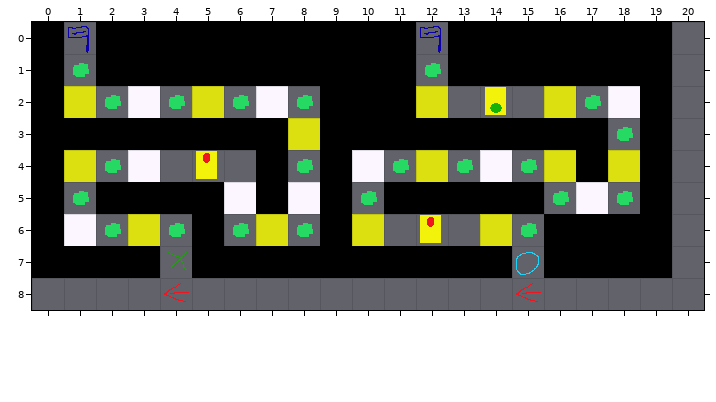
Two states of a Tiled map, static/maps/test_map_5.tmx. Above, as it was before the edit.
Cells are 32x32 px. Shown: x 0..20, y 0..8.
The same view after the edit:
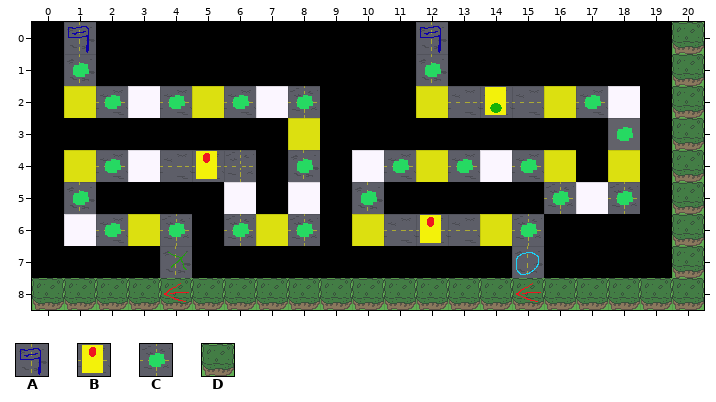
Key: from "draw": A 0, B 1, C 2, D 5.
_ is an empty cell.
Tiles of an added or newly shown layer are drawn over the layers below it.
See-through tiles are keyed as they look on the map.
Changes in this commit:
Changed rows in their new state; . is an unchanged cell.
Layer "Draw Layer" (added):
first column x 0:
0 .A..........A.......D
1 .A..........A.......D
2 ..B.B.B.C....B.B.B..D
3 ....................D
4 ..B.BBC.A..B.B.B....D
5 .A........A.....C.C.D
6 ..B.C.C.C..BBB.C....D
7 ....A..........A....D
8 DDDDDDDDDDDDDDDDDDDDD
